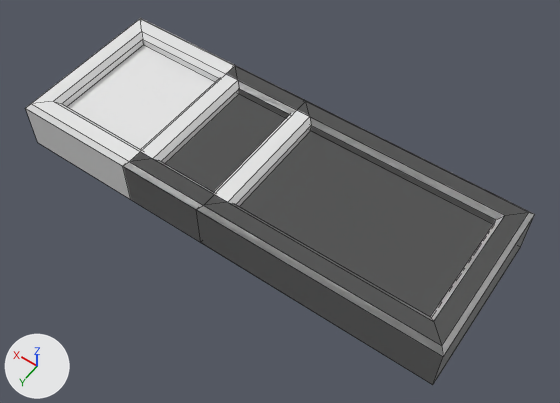
Renders of the Blender file Assets/Models/Thermometer.blend from each side of a commit.
Both versions are drawn from a 50 mm lens placed at (-2.65, 4.51, 7.05), pointed at (0.49, 0.11, 0.13). Arrows for +X, +Y and +Z are at lower left; the lights stay in place. Mesh edges are drawn as thin lines. The same objects are shown in both versions, whatever each file hides.

The older version as bpy lines, for what is in view:
```python
mat_material = principled_material('Material')
mat_material.base_color = (0.8, 0.8, 0.8)  # white #e7e7e7
me_cube = bpy.data.meshes.new('Cube')
me_cube.from_pydata(...)  # 24 vertices, 22 faces; spans x -1.97..1.97, y -1.0..1.0, z 0.0..0.65
me_cube.materials.append(mat_material)  # white #e7e7e7
me_cube_001 = bpy.data.meshes.new('Cube.001')
me_cube_001.from_pydata(...)  # 24 vertices, 22 faces; spans x -1.97..3.5, y -1.0..1.0, z 0.0..0.65
me_cube_001.materials.append(mat_material)  # white #e7e7e7
me_cube_002 = bpy.data.meshes.new('Cube.002')
me_cube_002.from_pydata(...)  # 24 vertices, 22 faces; spans x -1.97..0.93, y -1.0..1.0, z 0.0..0.65
me_cube_002.materials.append(mat_material)  # white #e7e7e7
ob_display_long = bpy.data.objects.new('Display_Long', me_cube_001)
ob_display_long.location = (0.0, 0.0, 0.0)
ob_display_medium = bpy.data.objects.new('Display_Medium', me_cube)
ob_display_medium.location = (0.0, 0.0, 0.0)
ob_display_short = bpy.data.objects.new('Display_Short', me_cube_002)
ob_display_short.location = (0.0, 0.0, 0.0)
```
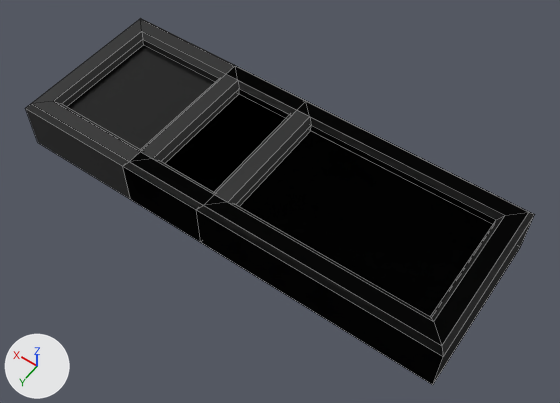
Edits to the scene script, one JSON object a line:
```json
{"op": "set", "path": "mat_material.base_color", "old": "(0.8, 0.8, 0.8)", "new": "(0.0135, 0.0135, 0.0135)", "note": "white #e7e7e7 -> black #1f1f1f"}
{"op": "add", "block": "mat_screen", "code": ["mat_screen = principled_material('Screen')", "mat_screen.base_color = (0.000979, 0.000979, 0.000979)  # black #030303", "mat_screen.roughness = 0.25"]}
{"block": "me_cube", "where": "me_cube.from_pydata(...)  # 24 vertices, 22 faces; spans x -1.97..1.97, y -1.0..1.0, z 0.0..0.65"}
{"block": "me_cube", "where": "# used by ob_display_medium; location = (0.0, 0.0, 0.0)"}
{"block": "me_cube", "change": "me_cube part 1: the 1 face centred in x 0.0, y 0.0, z 0.51 switches from mat_material (white #e7e7e7) to mat_screen (black #030303)"}
{"op": "add", "block": "me_cube", "code": "me_cube.materials.append(mat_screen)  # black #030303"}
{"block": "me_cube_001", "where": "me_cube_001.from_pydata(...)  # 24 vertices, 22 faces; spans x -1.97..3.5, y -1.0..1.0, z 0.0..0.65"}
{"block": "me_cube_001", "where": "# used by ob_display_long; location = (0.0, 0.0, 0.0)"}
{"block": "me_cube_001", "change": "me_cube_001 part 2: the 1 face centred in x 0.76, y 0.0, z 0.51 switches from mat_material (white #e7e7e7) to mat_screen (black #030303)"}
{"op": "add", "block": "me_cube_001", "code": "me_cube_001.materials.append(mat_screen)  # black #030303"}
```

Pixel boxes (x1, y1, x2, y2) of what changed, in the pictures (560 x 403 px):
```json
{"object": "Display_Long", "change": "recoloured", "before": [26, 18, 535, 385], "after": [26, 18, 535, 385], "on screen": "white to black"}
{"object": "Display_Short", "change": "recoloured", "before": [196, 101, 535, 384], "after": [196, 101, 535, 384], "on screen": "white to black"}
{"object": "Display_Medium", "change": "recoloured", "before": [123, 66, 529, 383], "after": [123, 66, 529, 383], "on screen": "white to black"}
{"part": 1, "of": "me_cube", "change": "recoloured", "before": [168, 95, 491, 314], "after": [168, 95, 491, 314], "on screen": "white to black"}
{"part": 2, "of": "me_cube_001", "change": "recoloured", "before": [67, 45, 493, 317], "after": [67, 45, 493, 317], "on screen": "white to black"}
```
